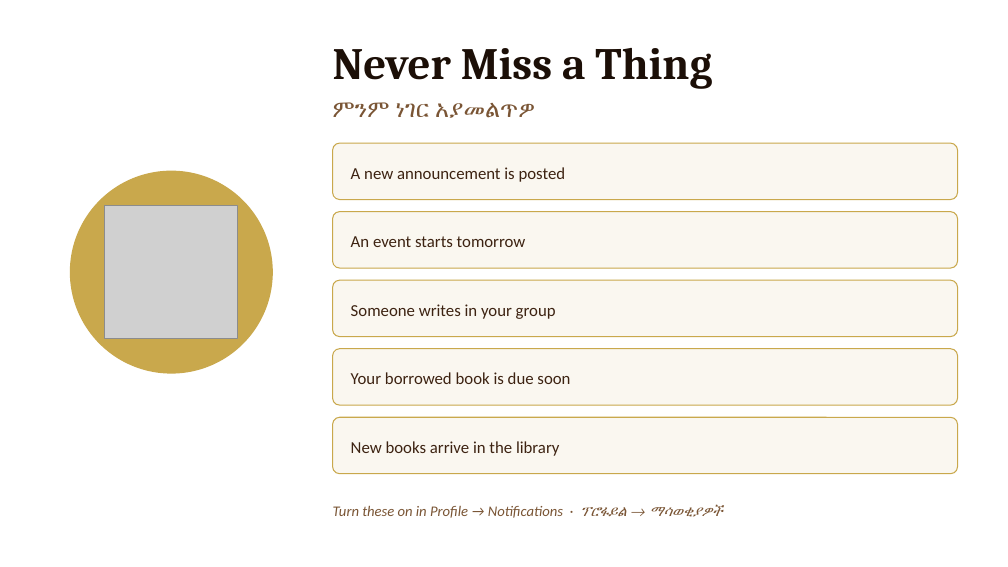
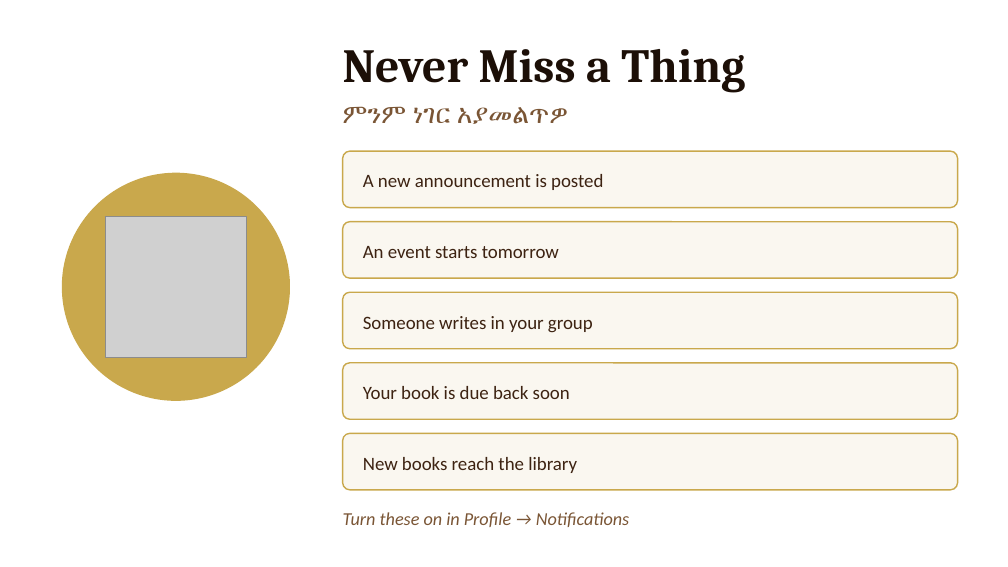
Before and after one commit to amenbekele1/Christian-Fellowship-Website, a slide deck: slide 9 of presentation/WETCF_Launch_Presentation.pptx. Drawn at 1008x567 pixels with LibreOffice and Linux fonts; fonts in the diff are those of the drawing; grey boxes stand for pictures. Boxes give left, top, right and bottom in pixels: in the first picture for what was removed or moved away, otherwise in the second. Text is boxed around its words. In the diff, an @@ line names an element or a change of style, - is before the commit and + after.

```diff
--- a/presentation/WETCF_Launch_Presentation.pptx
+++ b/presentation/WETCF_Launch_Presentation.pptx
@@ text "Never Miss a Thing": place and size @@
-text "Never Miss a Thing" at (333,48,712,89)
+text "Never Miss a Thing" at (343,49,745,93)
@@ text "Never Miss a Thing" at (343,49,745,93): size 32 to 34 pt @@
@@ text "ምንም ነገር አያመልጥዎ": place and size @@
-text "ምንም ነገር አያመልጥዎ" at (333,102,535,118)
+text "ምንም ነገር አያመልጥዎ" at (343,106,568,124)
@@ text "ምንም ነገር አያመልጥዎ" at (343,106,568,124): size 17 to 19 pt @@
@@ ellipse: place and size @@
-ellipse at (71,171,272,373)
+ellipse at (62,173,289,400)
@@ rounded rectangle: place and size @@
-rounded rectangle at (333,143,958,200)
+rounded rectangle at (343,151,958,208)
@@ text "A new announcement is posted": place and size @@
-text "A new announcement is posted" at (351,167,566,182)
+text "A new announcement is posted" at (363,174,603,190)
@@ picture: place and size @@
-picture at (105,206,238,339)
+picture at (106,217,247,358)
@@ rounded rectangle: place and size @@
-rounded rectangle at (333,212,958,268)
+rounded rectangle at (343,222,958,278)
@@ text "An event starts tomorrow": place and size @@
-text "An event starts tomorrow" at (351,236,526,247)
+text "An event starts tomorrow" at (363,246,559,258)
@@ rounded rectangle: place and size @@
-rounded rectangle at (333,280,958,337)
+rounded rectangle at (343,292,958,349)
@@ size 12 to 13.5 pt in 3 elements at (363,174,603,190), (363,246,559,258), (363,316,593,333) @@
@@ text "Someone writes in your group": place and size @@
-text "Someone writes in your group" at (351,304,556,319)
+text "Someone writes in your group" at (363,316,593,333)
@@ rounded rectangle: place and size @@
-rounded rectangle at (333,349,958,405)
+rounded rectangle at (343,363,958,419)
@@ text at (363,386,570,399): text changed; size 12 to 13.5 pt @@
-Your borrowed book is due soon
+Your book is due back soon
@@ outline #C9A84C 0.75 pt to #C9A84C 1 pt in 5 elements at (343,151,958,208), (343,222,958,278), (343,292,958,349), (343,363,958,419), (343,433,958,490) @@
@@ rounded rectangle: place and size @@
-rounded rectangle at (333,417,958,474)
+rounded rectangle at (343,433,958,490)
@@ text at (363,457,577,473): text changed; size 12 to 13.5 pt @@
-New books arrive in the library
+New books reach the library
@@ text at (343,512,629,527): text changed; size 10.5 to 13 pt @@
-Turn these on in Profile → Notifications · ፕሮፋይል → ማሳወቂያዎች
+Turn these on in Profile → Notifications
```
Also in this commit, not shown: 13 other slides changed, 1 other file.
